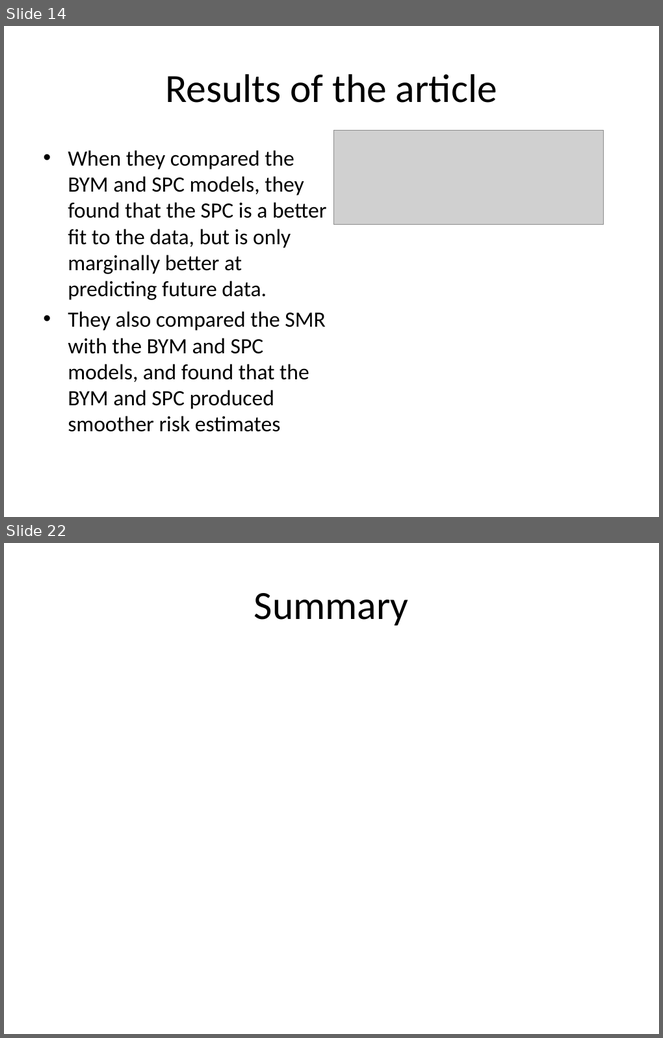
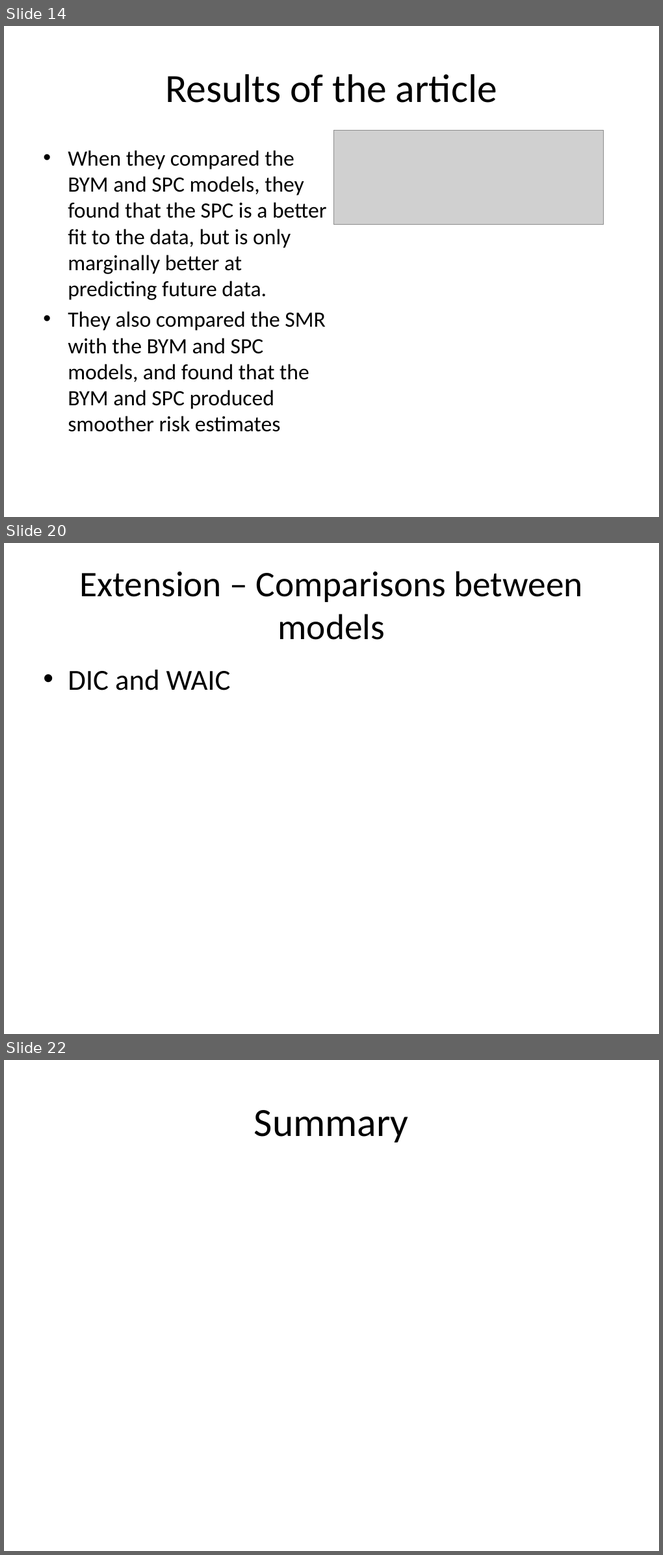
Before and after one commit to mertz2001/stat-inference, a slide deck: STAT3013 Project draft2.pptx. Shown one above the other, each under a label of ours: slides 14 and 22 before the commit, slides 14, 20 and 22 after it; the slides between them are not shown. The pictures are 663x1038 and 663x1555 pixels, drawn with LibreOffice and Linux fonts; fonts in the diff are those of the drawing; grey boxes stand for pictures. Boxes give left, top, right and bottom in pixels: in the first picture for what was removed or moved away, otherwise in the second. Text is boxed around its words. In the diff, an @@ line names an element or a change of style, - is before the commit and + after.

Commit message:
Making extension presentation

```diff
--- a/STAT3013 Project draft2.pptx
+++ b/STAT3013 Project draft2.pptx
@@ slide 20 added at (4, 543, 659, 1034), background #FFFFFF @@
@@ title added at (80, 571, 583, 640), 39.6 pt, text #000000 @@
+Extension – Comparisons between models
@@ text added at (68, 670, 231, 691), 32 pt, text #000000 @@
+• DIC and WAIC
```
Also in this commit, not shown: 1 slide changed, 7 other slides added, 6 slides removed, 11 other files.
